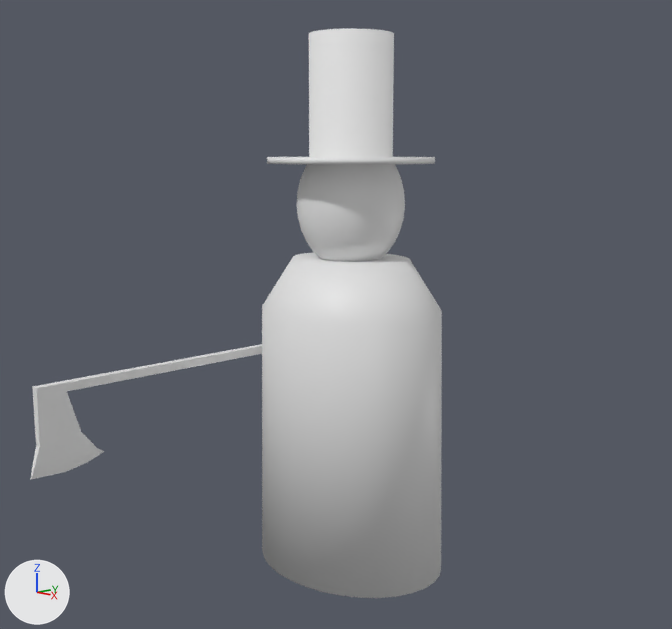
One commit to the Blender file game/scenes/enemies/axe_dude.blend: the scene before it, then after it.
Camera for both pictures: a 50 mm lens placed at (8.01, -7.95, 5.16), pointed at (0.2, -0.44, 3.23). Arrows for +X, +Y and +Z are at lower left; the lights stay in place.

The first picture shows 'Cube', 'Cylinder', 'body', 'head'.
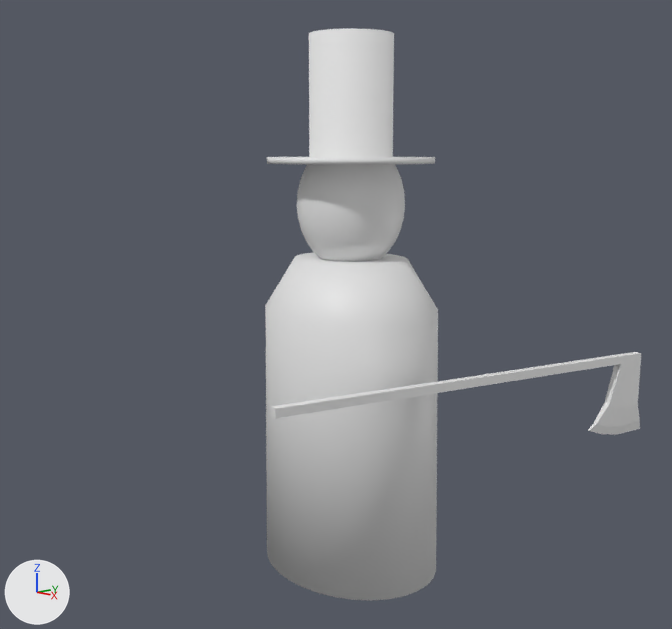
Location of each change, (x1, y1, x2, y2) in pixels of the pictures (672 x 629 px):
'body', turned
    before: (262, 253, 442, 598)
    after: (265, 253, 438, 600)
'Cube', turned
    before: (31, 344, 262, 479)
    after: (271, 352, 641, 435)

The change in detail:
Object 'body' (ob_body) turns from (0, 0, 0) to (0, 0, -14) degrees about x, y and z.
Object 'Cube' (ob_cube) turns from (0, 0, 0) to (0, 0, 166) degrees about x, y and z.
